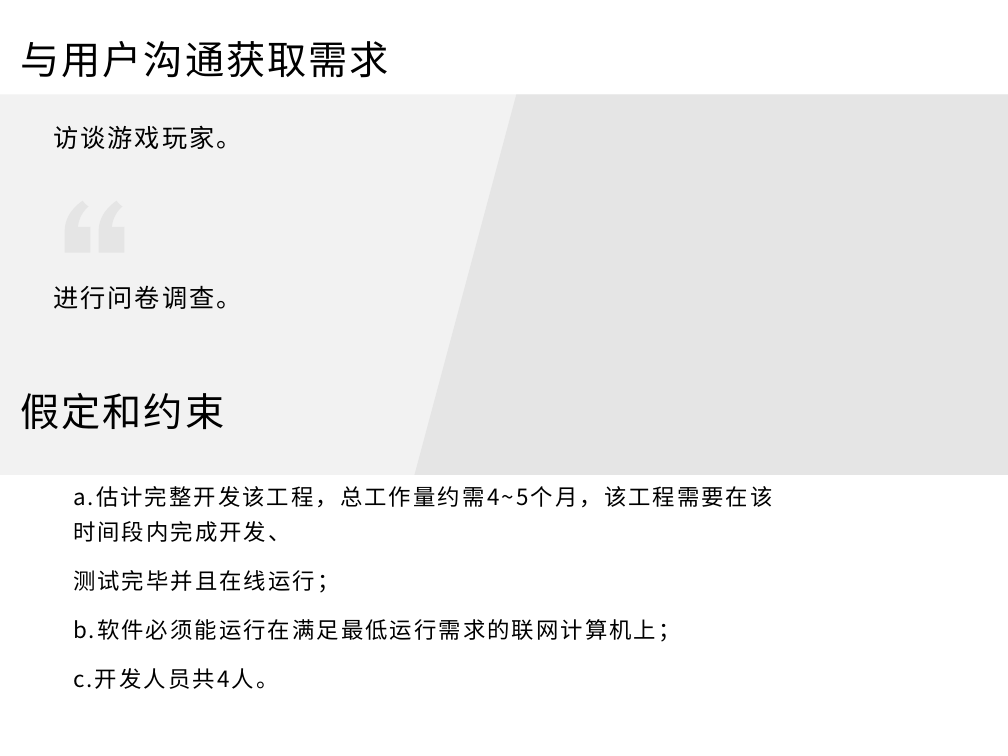
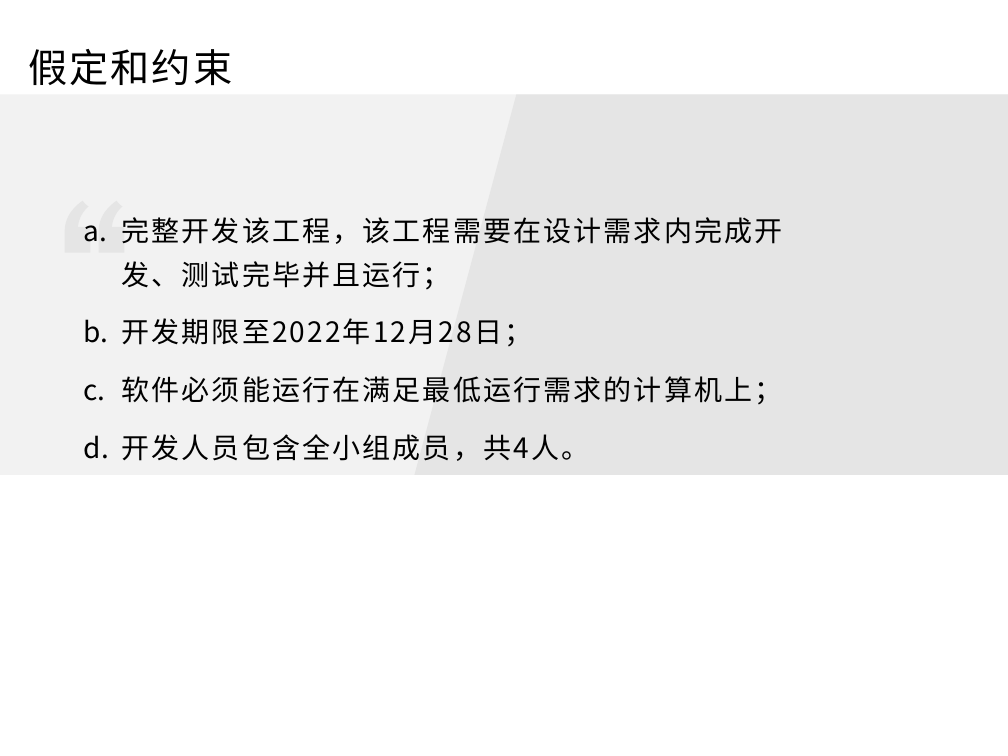
Before and after one commit to agukl/tankWar, a slide deck: slide 4 of 需求分析 .pptx (slide 3 before the commit). Drawn at 1008x756 pixels with LibreOffice and Linux fonts; fonts in the diff are those of the drawing. Boxes give left, top, right and bottom in pixels: in the first picture for what was removed or moved away, otherwise in the second. Text is boxed around its words. In the diff, an @@ line names an element or a change of style, - is before the commit and + after.

```diff
--- a/需求分析 .pptx
+++ b/需求分析 .pptx
@@ text "假定和约束": place and size @@
-text "假定和约束" at [20,393,224,429]
+text "假定和约束" at [28,49,232,85]
@@ text removed at [20,41,389,78] @@
-与用户沟通获取需求
@@ text removed at [53,125,242,309] @@
-访谈游戏玩家。
-进行问卷调查。
@@ text at [122,217,783,461]: text changed; size 16 to 20 pt @@
-a.估计完整开发该工程，总工作量约需4~5个月，该工程需要在该时间段内完成开发、
-测试完毕并且在线运行；
-b.软件必须能运行在满足最低运行需求的联网计算机上；
-c.开发人员共4人。
+a. 完整开发该工程，该工程需要在设计需求内完成开发、测试完毕并且运行；
+b. 开发期限至2022年12月28日；
+c. 软件必须能运行在满足最低运行需求的计算机上；
+d. 开发人员包含全小组成员，共4人。
```
Also in this commit, not shown: 7 other slides changed, 2 slides added, 1 other file.
